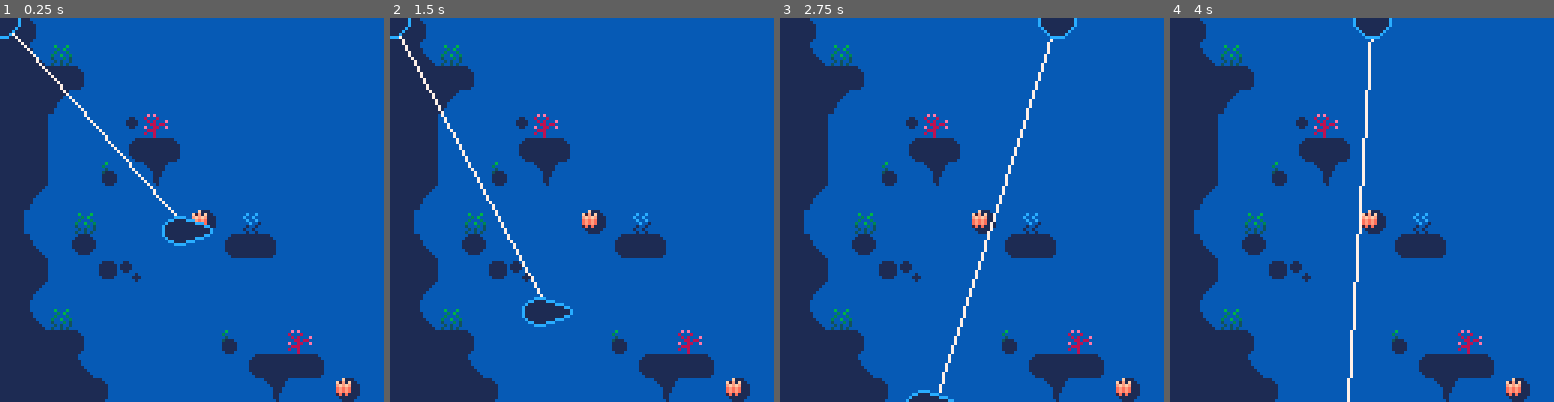
Above: before the commit, frames 1-4 (left to right).
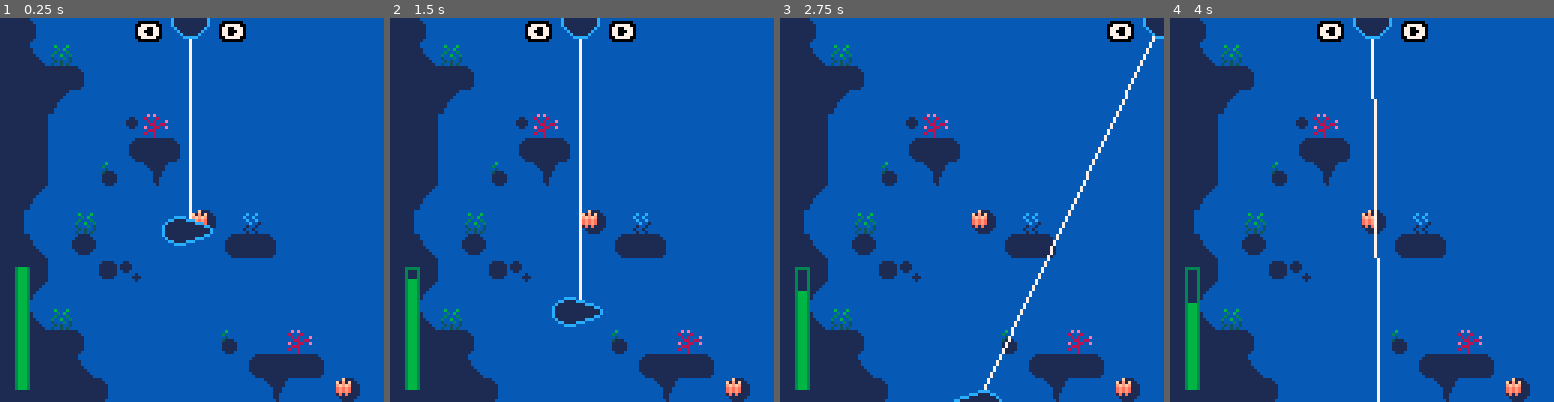
Above: after the commit, the same moments.

Repository: alexhlocke/AlexKotaFirstCart
Game: PICO-8 cartridge minigame_prototyping.p8
Same seed, same stepped clock (60 frames per second), same inputs: the game is played once before the commit and once after it.
Inputs:
- Up to frame 1 (0.25 s): no input
- Up to frame 2 (1.5 s): tap X (X key) at 0.33, 1.07 s
- Up to frame 3 (2.75 s): hold Right 1.6-2.1 s; tap X (X key) at 1.85 s; hold Right from 2.47 s (still down)
- Up to frame 4 (4 s): tap X (X key) at 2.97 s; release Right at 3.03 s; hold Left 3.08-3.58 s

The runs differ from the first frame. In frame 1, 3.2% of the frame differs, in the area x 0-65%, y 0-97%; in frame 2, 4.6%; in frame 3, 4.1%; in frame 4, 3.2%.

Commit message:
Reeling meter

Diff:
--- a/minigame_prototyping.p8
+++ b/minigame_prototyping.p8
@@ -31,12 +31,13 @@
 
  --init game
  --init_game()
+
+ init_reeling_mg()
 end
 
 
 function _update()
- update_mg_player()
- update_mg_fish()
+ update_reeling_mg()
 end
 
 
@@ -44,10 +45,7 @@
  cls(2)
  map()
 
- --draw line
- line(mg_player.x,mg_player.y,mg_fish.x,mg_fish.y,15)
- draw_mg_player()
- draw_mg_fish()
+ draw_reeling_mg()
 
  print_debug()
 end
@@ -180,8 +178,11 @@
 
 --draw
 function draw_mg_player()
- circfill(mg_player.x,mg_player.y,6,1)
- circ(mg_player.x,mg_player.y,6,3)
+ local x=mg_player.x
+ local y=mg_player.y
+ circfill(x,y,6,1)
+ circ(x,y,6,3)
+ bprint_cent("⬅️     ➡️",x-3,y+2,15,0)
 end
 
 
@@ -234,6 +235,47 @@
  local s=mg_fish
 
  osspr(3,0,64,16,8,s.x-8,s.y-4,16,8,s.flp,false)
+end
+
+
+--== main minigame upd ==--------
+
+reel_meter_max=40
+reel_meter=40
+reel_rate=0.1
+
+function init_reeling_mg()
+ reel_meter=reel_meter_max
+ mg_player.x=63
+ mg_player.y=cam.y
+end
+
+function update_reeling_mg()
+ --update reel meter
+ reel_meter-=reel_rate
+ if(btn(❎))reel_meter-=reel_rate
+
+ --if reel meter <= 0 end
+ if(reel_meter<=0) then
+  --end minigame
+  reel_meter=0
+ end
+
+ update_mg_player()
+ update_mg_fish()
+end
+
+function draw_reeling_mg()
+ line(mg_player.x,mg_player.y,mg_fish.x,mg_fish.y,15)
+ draw_mg_player()
+ draw_mg_fish()
+ draw_reel_meter()
+end
+
+function draw_reel_meter()
+ local bottom_y=cam.y+123
+ rect(5,bottom_y-reel_meter_max,9,bottom_y,5)
+ rectfill(6,bottom_y-reel_meter,8,bottom_y,6)
 end
 
 
Not shown, changed: 48 lines of the sprite sheet (__gfx__) section of minigame_prototyping.p8
